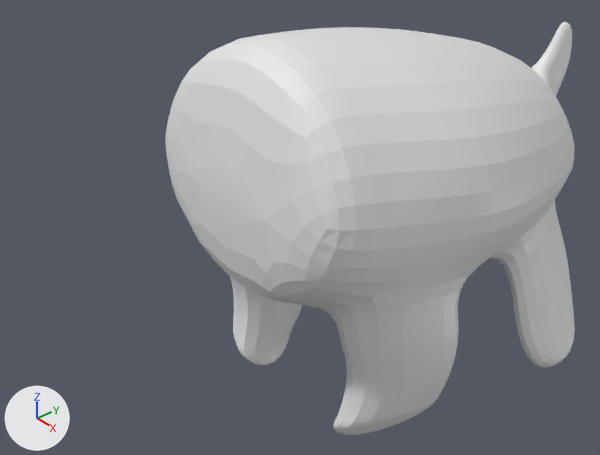
An edit to the Blender file dog/dog.blend, drawn before and after from the same camera.
Before and after are seen from a camera (50 mm lens) standing at (6.84, -6.97, 5.03) and looking at (-0.5, -0.77, -0.52). The lights are fixed; the arrows at lower left show +X, +Y and +Z.
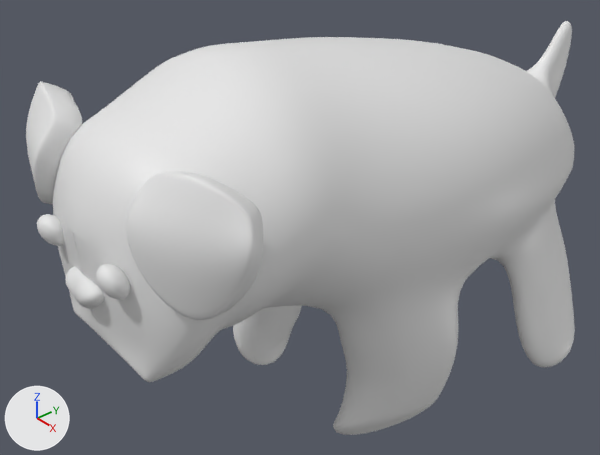
What differs and where, as boxes [x1, y1, x2, y2] in the pictures (600 x 455 px):
'Plane', reshaped (34% wider)
    before: [165, 22, 575, 435]
    after: [26, 21, 575, 435]
part 1 of me_plane_002, added
    after: [37, 214, 130, 299]
part 2 of me_plane_002, added
    after: [26, 82, 263, 320]
part 3 of me_plane_002, added
    after: [65, 266, 104, 309]
part 4 of me_plane_002, built on
    before: [165, 22, 572, 292]
    after: [53, 21, 572, 382]
part 5 of me_plane_002, shading changed
    both: [233, 65, 559, 431]

What the commit changed:
me_plane_002 is used by ob_plane; location (0.0, 0.0, 0.0); rotation (1.571, 0.0, 0.0), in degrees (90, 0, 0).
me_plane_002 had 84 vertices, 70 faces and spanned x 0.0..2.35, y -3.03..2.52, z -4.31..2.43.
me_plane_002 now has 248 vertices, 234 faces and spans x -0.02..2.35, y -3.03..2.5, z -4.14..4.22.
me_plane_002 part 1: a new loose piece of 58 vertices spanning x 0.43..0.85, y 0.42..0.81, z 3.9..4.22.
me_plane_002 part 2: a new loose piece of 34 vertices spanning x 0.72..2.14, y 0.18..1.97, z 2.99..4.06.
me_plane_002 part 3: a new loose piece of 32 vertices spanning x 0.0..0.35, y -0.08..0.4, z 3.83..4.22.
Part 4, on me_plane_002:
1 vertex is removed from x 0.0, y 0.46, z 2.35.
1 face is deleted.
9 vertices move from x 0.0..1.89, y 0.68..2.52, z -4.31..2.31 to x 0.0..1.9, y 0.68..2.37, z -4.14..2.26.
41 vertices are added at x -0.02..1.93, y -0.78..2.22, z 2.55..4.15.
33 new faces join them.
me_plane_002 part 5: 69 kept faces spanning x 0.0..2.35, y -3.03..2.5, z -4.14..2.43 are now shaded smooth.
